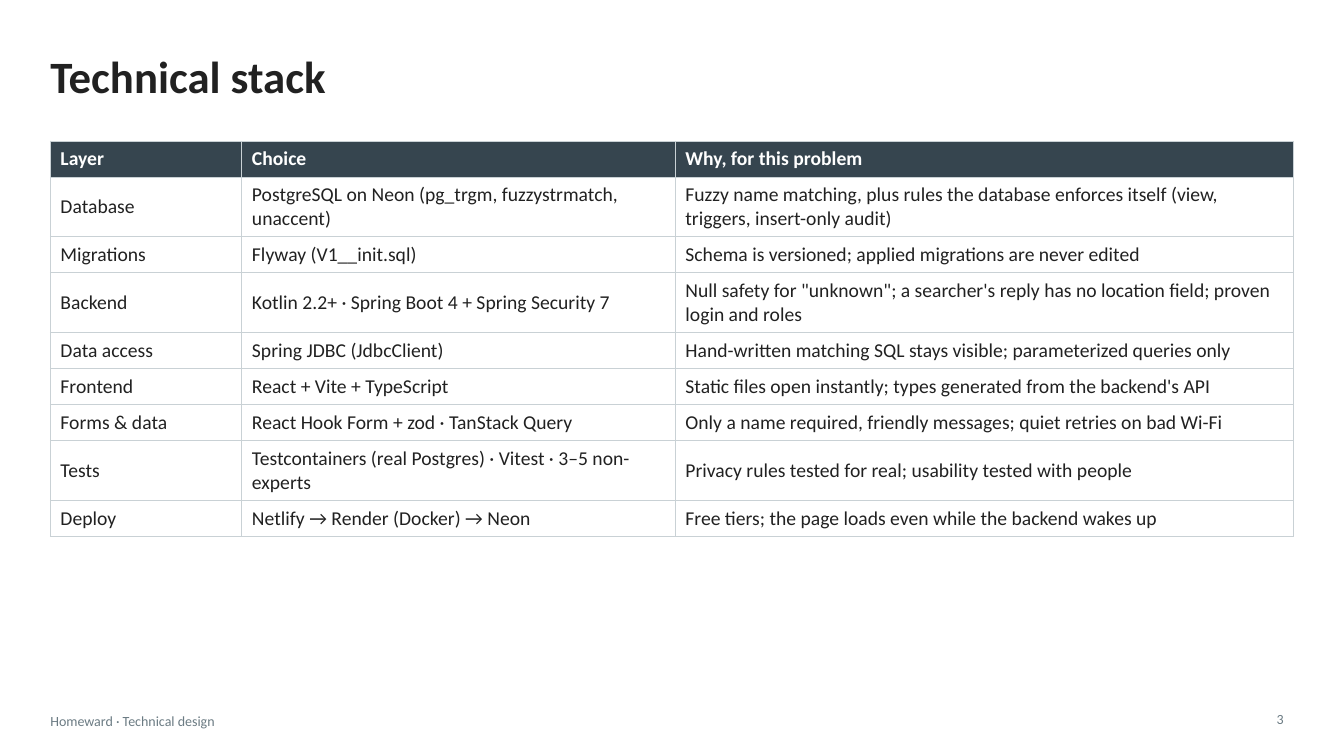
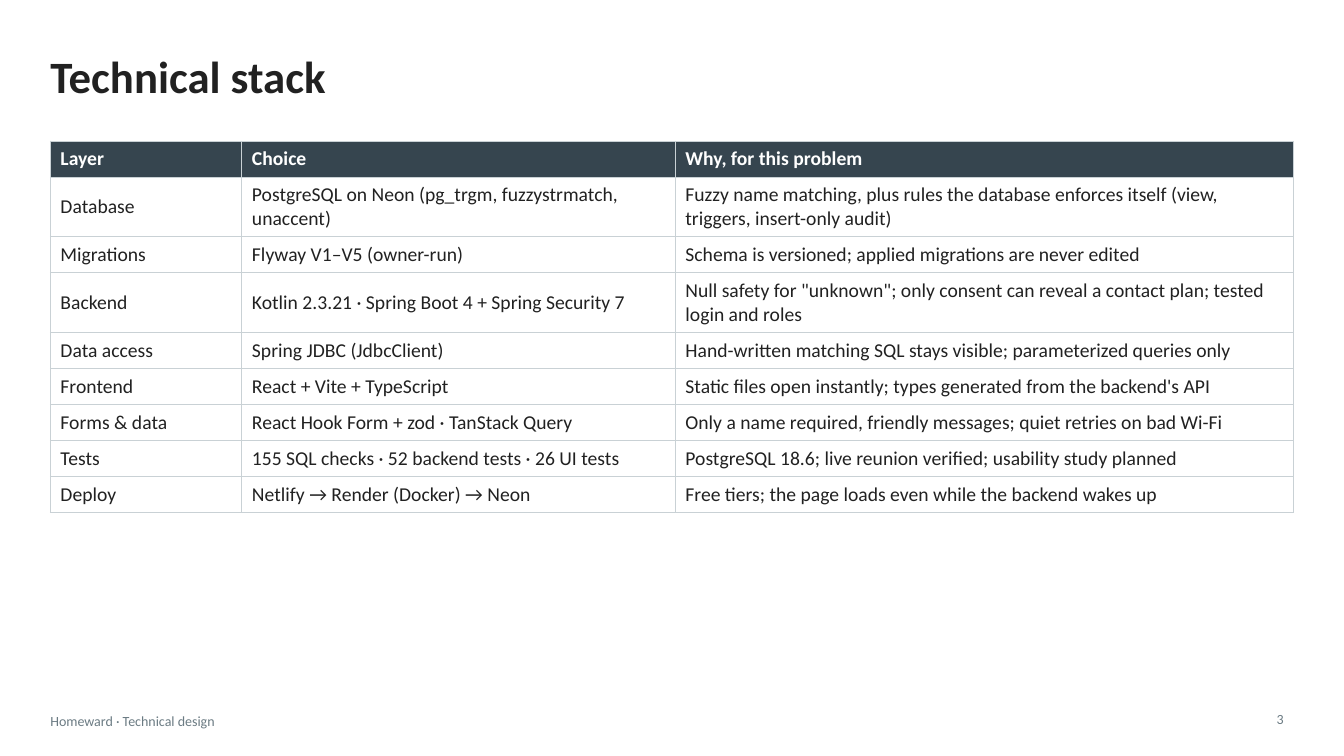
Before and after one commit to growingpenguin/homeward, a slide deck: slide 3 of Homeward_Design.pptx. Drawn at 1344x756 pixels with LibreOffice and Linux fonts; fonts in the diff are those of the drawing. Boxes give left, top, right and bottom in pixels: in the first picture for what was removed or moved away, otherwise in the second. Text is boxed around its words. In the diff, an @@ line names an element or a change of style, - is before the commit and + after.

```diff
--- a/Homeward_Design.pptx
+++ b/Homeward_Design.pptx
@@ table at <box>50,141,1294,509</box> @@
-row 3, column 2: Flyway (V1__init.sql)
+row 3, column 2: Flyway V1–V5 (owner-run)
-row 4, column 2: Kotlin 2.2+ · Spring Boot 4 + Spring Security 7
+row 4, column 2: Kotlin 2.3.21 · Spring Boot 4 + Spring Security 7
@@ row 4, column 3: "Null safety for "unknown"; a searcher's reply has no location field; proven login and roles" to "Null safety for "unknown"; only consent can reveal a contact plan; tested login and roles" @@
-row 8, column 2: Testcontainers (real Postgres) · Vitest · 3–5 non-experts
+row 8, column 2: 155 SQL checks · 52 backend tests · 26 UI tests
-row 8, column 3: Privacy rules tested for real; usability tested with people
+row 8, column 3: PostgreSQL 18.6; live reunion verified; usability study planned
```
Also in this commit, not shown: 10 other slides changed, 3 other files.
